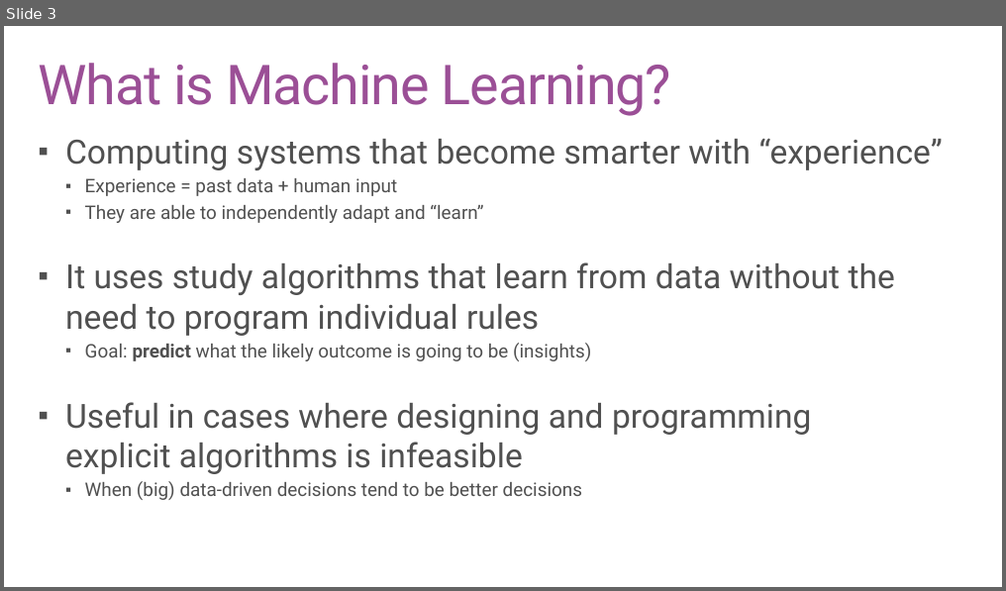
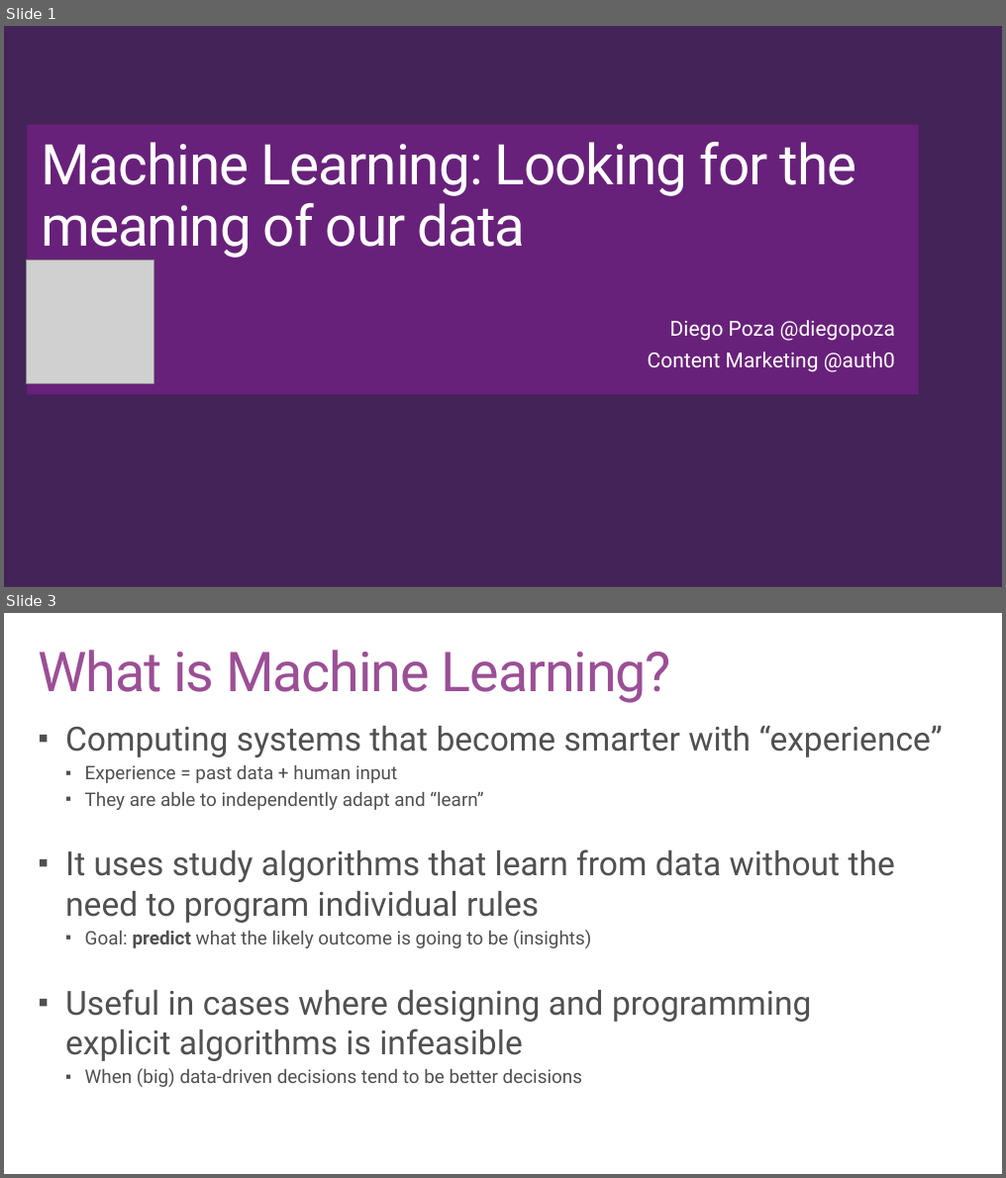
Before and after one commit to BionStt/MachineLearning, a slide deck: Introduction to Azure Machine Learning - english.pptx. Shown one above the other, each under a label of ours: slide 3 before the commit, slides 1 and 3 after it; the slides between them are not shown. The pictures are 1006x591 and 1006x1178 pixels, drawn with LibreOffice and Linux fonts; fonts in the diff are those of the drawing; grey boxes stand for pictures; background and template pictures are left out. Boxes give left, top, right and bottom in pixels: in the first picture for what was removed or moved away, otherwise in the second. Text is boxed around its words. In the diff, an @@ line names an element or a change of style, - is before the commit and + after.

```diff
--- a/Introduction to Azure Machine Learning - english.pptx
+++ b/Introduction to Azure Machine Learning - english.pptx
@@ slide 1 added at (x1=4, y1=26, x2=1002, y2=587), background #442359 @@
@@ rectangle added at (x1=27, y1=125, x2=919, y2=395), fill #68217A @@
@@ title added at (x1=41, y1=142, x2=857, y2=258), 54 pt, text #FFFFFF @@
+Machine Learning: Looking for the meaning of our data
@@ picture added at (x1=26, y1=260, x2=153, y2=383) @@
@@ subtitle added at (x1=648, y1=320, x2=895, y2=372), 20 pt, text #FFFFFF @@
+Diego Poza @diegopoza
+Content Marketing @auth0
```
Also in this commit, not shown: 3 slides changed, 3 other slides added, 1 slide removed, 11 other files.
